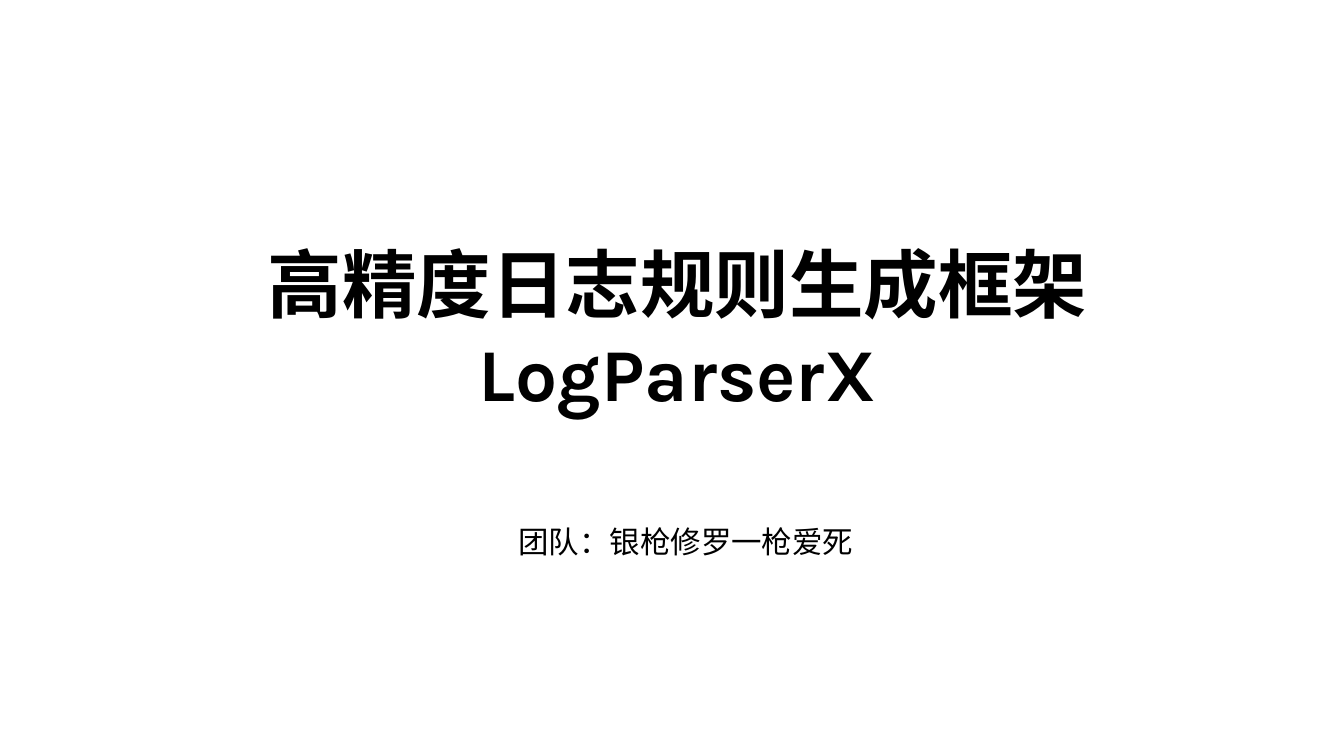
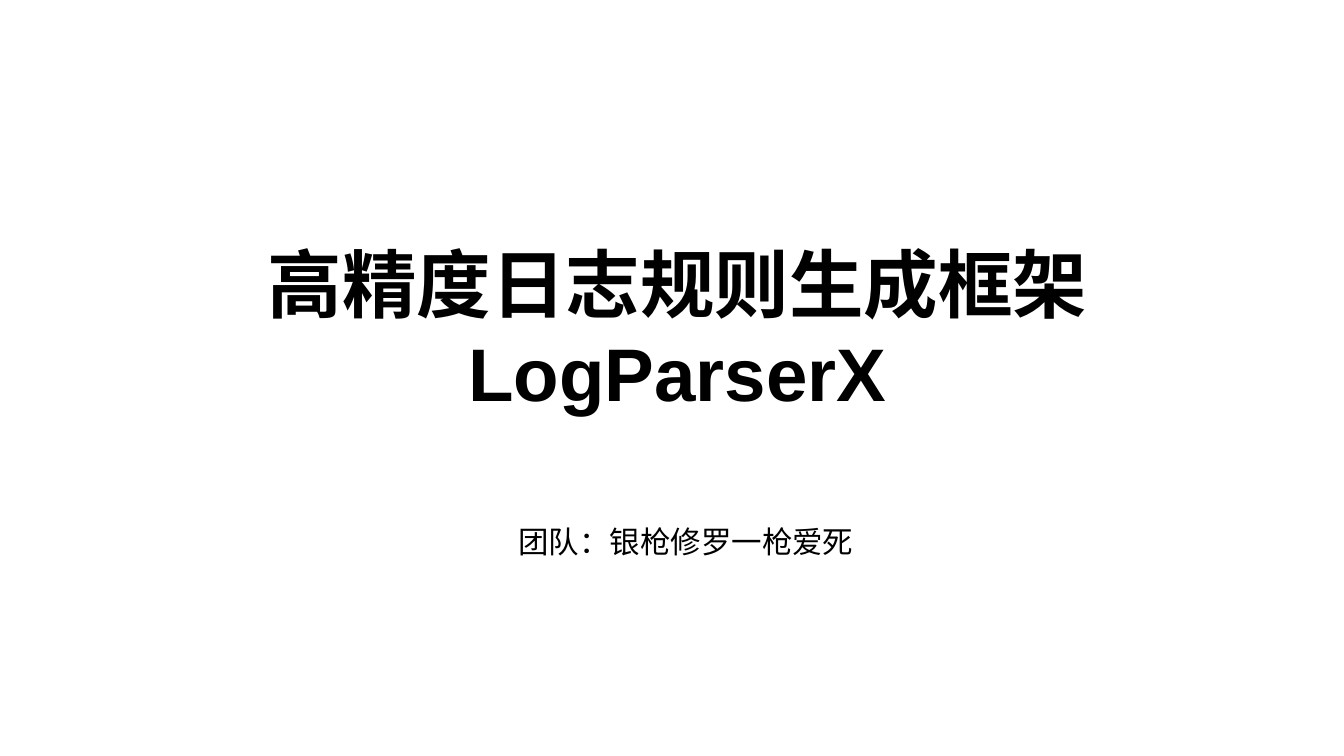
Before and after one commit to Noah4Puppy/LogParserX, a slide deck: slide 1 of refs/docs/LogParserX-initial Presentation.pptx. Drawn at 1344x756 pixels with LibreOffice and Linux fonts; fonts in the diff are those of the drawing. Boxes give left, top, right and bottom in pixels: in the first picture for what was removed or moved away, otherwise in the second. Text is boxed around its words. In the diff, an @@ line names an element or a change of style, - is before the commit and + after.

```diff
--- a/refs/docs/LogParserX-initial Presentation.pptx
+++ b/refs/docs/LogParserX-initial Presentation.pptx
@@ text "高精度日志规则生成框架 LogParserX" at bbox=[268, 248, 1087, 415]: font Karla to Arial in "LogParserX" @@
```
Also in this commit, not shown: 6 other slides changed, 2 slides added.
